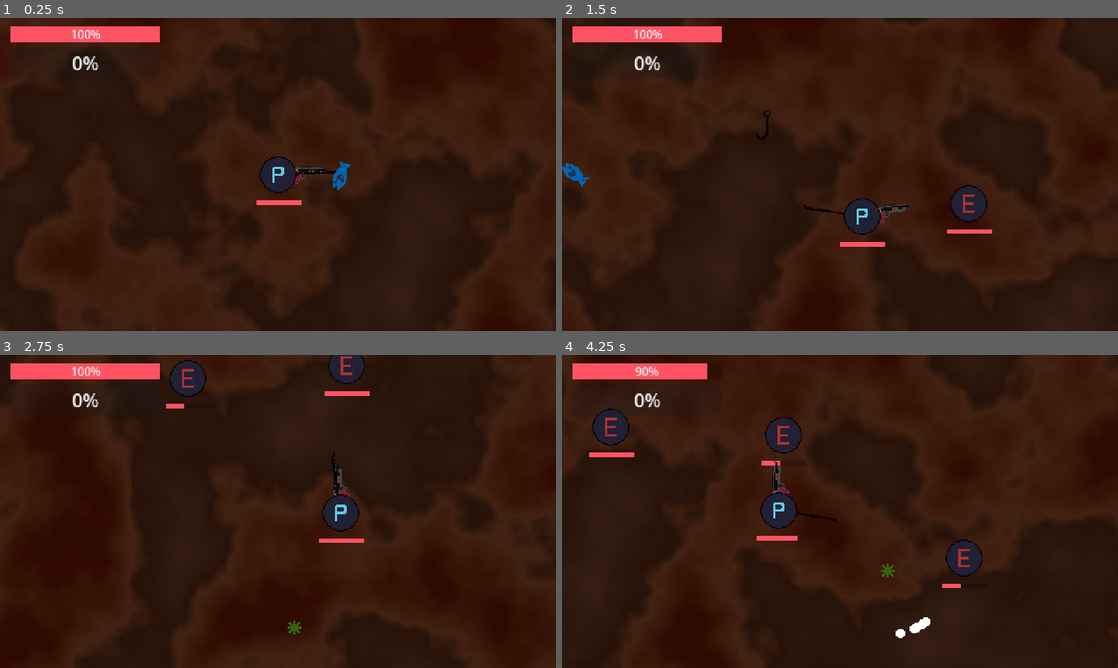
Above: before the commit, frames 1-4 (two rows, left to right).
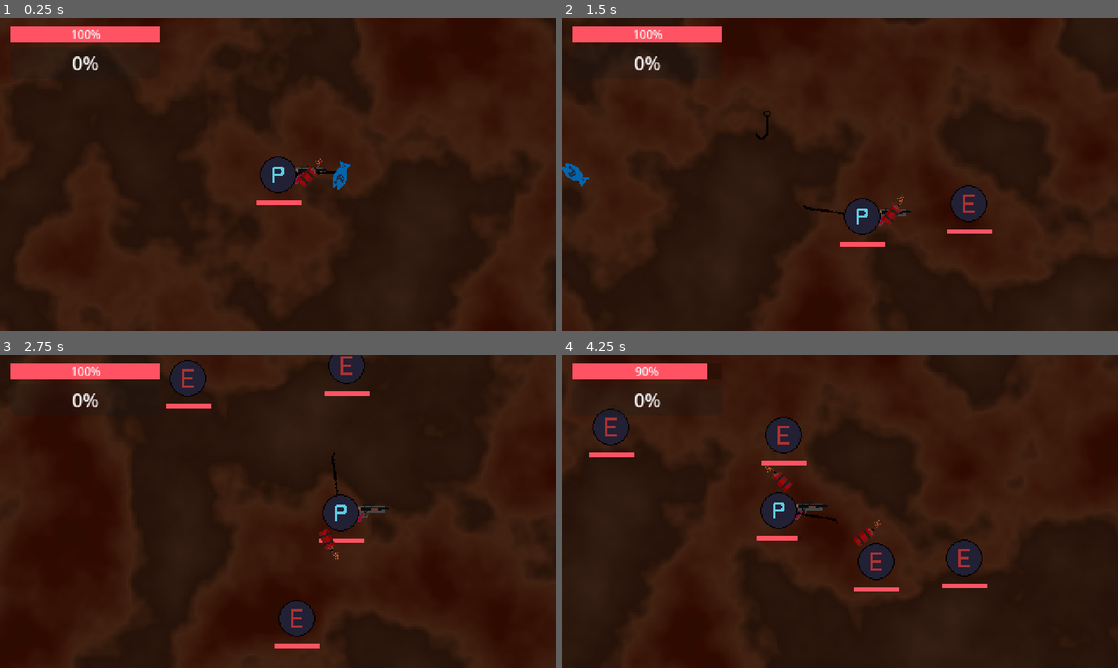
Above: after the commit, the same moments.

Repository: BaldurThor/CGDD
Game: Godot game, scene res://scenes/main.tscn
The game is run twice, just before and just after one commit, with the same random seed, the same clock (stepped at 60 frames per second) and the same inputs.
Inputs (mouse positions are in pixels of both pictures, inside the frame that each line leads up to):
- Up to frame 1 (0.25 s): no input
- Up to frame 2 (1.5 s): tap Enter at 0.5 s; move the mouse to (962, 158) at 0.52 s; hold D (move_right) 0.53-1.28 s; click (962, 158) at 0.67 s; move the mouse to (728, 190) at 1.27 s; hold S (move_down) from 1.28 s (still down)
- Up to frame 3 (2.75 s): move the mouse to (333, 442) at 2.02 s; release S (move_down) at 2.03 s; hold D (move_right) from 2.03 s (still down)
- Up to frame 4 (4.25 s): move the mouse to (812, 574) at 2.77 s; release D (move_right) at 2.78 s; hold W (move_up) 2.78-3.53 s; click (812, 574) at 2.92 s; move the mouse to (1006, 558) at 3.52 s; hold A (move_left) from 3.53 s (still down)

The runs differ from the first frame. In frame 1, 0.1% of the frame differs, in the area x 53-58%, y 44-55%; in frame 2, 0.2%; in frame 3, 1.2%; in frame 4, 1.5%, in the area x 36-77%, y 33-91%.

Commit message:
Add dynamite thrower weapon, dynamite projectile, sound effects for experience pickup and more

Diff:
--- /dev/null
+++ b/assets/weapons/dynamite_thrower.tres
@@ -0,0 +1,27 @@
+[gd_resource type="Resource" script_class="WeaponType" load_steps=5 format=3 uid="uid://cakee6bqefud0"]
+
+[ext_resource type="AudioStream" uid="uid://7yie8rnva7we" path="res://assets/sounds/throw.wav" id="1_qp08m"]
+[ext_resource type="Script" path="res://scripts/weapon_type.gd" id="2_fc6fq"]
+[ext_resource type="Texture2D" uid="uid://fb1msiylgjtc" path="res://assets/sprites/projectiles/dynamite.png" id="3_uixjn"]
+
+[sub_resource type="Curve" id="Curve_65s3s"]
+max_value = 25.0
+_data = [Vector2(0, 0), 0.0, 0.0, 0, 0, Vector2(1, 25), 35.0, 0.0, 0, 0]
+point_count = 2
+
+[resource]
+script = ExtResource("2_fc6fq")
+damage = 12.0
+damage_effectiveness = 0.4
+attack_speed = 2.0
+crit_chance = 0.0
+crit_damage = 0.0
+burst = false
+delay_between_burst_projectiles = 0.0
+pierce_count = 0
+projectile_speed = 400.0
+projectile_count = 1
+projectile_spread = SubResource("Curve_65s3s")
+target_priority = 0
+sprite = ExtResource("3_uixjn")
+attack_sfx = ExtResource("1_qp08m")
--- a/scenes/bullet.tscn
+++ b/scenes/bullet.tscn
@@ -1,7 +1,7 @@
 [gd_scene load_steps=4 format=3 uid="uid://cjic0x74o4im1"]
 
 [ext_resource type="Script" path="res://scripts/bullet.gd" id="1_y564o"]
-[ext_resource type="Texture2D" uid="uid://dwrp7cq6ff34o" path="res://assets/bullet.png" id="2_u74nm"]
+[ext_resource type="Texture2D" uid="uid://dwrp7cq6ff34o" path="res://assets/sprites/projectiles/bullet.png" id="2_u74nm"]
 
 [sub_resource type="CircleShape2D" id="CircleShape2D_5n58v"]
 
--- /dev/null
+++ b/scenes/dynamite.tscn
@@ -0,0 +1,112 @@
+[gd_scene load_steps=9 format=3 uid="uid://bpgndgt1oy8r3"]
+
+[ext_resource type="Script" path="res://scripts/dynamite.gd" id="1_pa4lh"]
+[ext_resource type="Texture2D" uid="uid://fb1msiylgjtc" path="res://assets/sprites/projectiles/dynamite.png" id="2_pefc3"]
+[ext_resource type="AudioStream" uid="uid://b1ooitkb0veuk" path="res://assets/sounds/explosion.wav" id="3_32qub"]
+
+[sub_resource type="CircleShape2D" id="CircleShape2D_5n58v"]
+
+[sub_resource type="CircleShape2D" id="CircleShape2D_sxexo"]
+radius = 200.0
+
+[sub_resource type="Animation" id="Animation_6m0wd"]
+resource_name = "explode"
+length = 0.51
+tracks/0/type = "method"
+tracks/0/imported = false
+tracks/0/enabled = true
+tracks/0/path = NodePath("ExplosionSoundEffect")
+tracks/0/interp = 1
+tracks/0/loop_wrap = true
+tracks/0/keys = {
+"times": PackedFloat32Array(0),
+"transitions": PackedFloat32Array(1),
+"values": [{
+"args": [0.0],
+"method": &"play"
+}]
+}
+tracks/1/type = "value"
+tracks/1/imported = false
+tracks/1/enabled = true
+tracks/1/path = NodePath("Sprite:visible")
+tracks/1/interp = 1
+tracks/1/loop_wrap = true
+tracks/1/keys = {
+"times": PackedFloat32Array(0),
+"transitions": PackedFloat32Array(1),
+"update": 1,
+"values": [false]
+}
+tracks/2/type = "method"
+tracks/2/imported = false
+tracks/2/enabled = true
+tracks/2/path = NodePath(".")
+tracks/2/interp = 1
+tracks/2/loop_wrap = true
+tracks/2/keys = {
+"times": PackedFloat32Array(0.51),
+"transitions": PackedFloat32Array(1),
+"values": [{
+"args": [],
+"method": &"queue_free"
+}]
+}
+
+[sub_resource type="Animation" id="Animation_4nv5e"]
+length = 0.001
+tracks/0/type = "value"
+tracks/0/imported = false
+tracks/0/enabled = true
+tracks/0/path = NodePath("Sprite:visible")
+tracks/0/interp = 1
+tracks/0/loop_wrap = true
+tracks/0/keys = {
+"times": PackedFloat32Array(0),
+"transitions": PackedFloat32Array(1),
+"update": 1,
+"values": [true]
+}
+
+[sub_resource type="AnimationLibrary" id="AnimationLibrary_udko1"]
+_data = {
+"RESET": SubResource("Animation_4nv5e"),
+"explode": SubResource("Animation_6m0wd")
+}
+
+[node name="Dynamite" type="RigidBody2D"]
+collision_layer = 0
+collision_mask = 2
+contact_monitor = true
+max_contacts_reported = 1
+script = ExtResource("1_pa4lh")
+despawn_delay = 1.0
+
+[node name="Collider" type="CollisionShape2D" parent="."]
+shape = SubResource("CircleShape2D_5n58v")
+
+[node name="DespawnTimer" type="Timer" parent="."]
+one_shot = true
+autostart = true
+
+[node name="Sprite" type="Sprite2D" parent="."]
+z_index = -2
+texture = ExtResource("2_pefc3")
+
+[node name="Area2D" type="Area2D" parent="."]
+collision_layer = 2
+collision_mask = 2
+
+[node name="CollisionShape2D" type="CollisionShape2D" parent="Area2D"]
+shape = SubResource("CircleShape2D_sxexo")
+
+[node name="ExplosionSoundEffect" type="AudioStreamPlayer2D" parent="."]
+stream = ExtResource("3_32qub")
+
+[node name="ExplosionAnimation" type="AnimationPlayer" parent="."]
+libraries = {
+"": SubResource("AnimationLibrary_udko1")
+}
+
+[connection signal="body_entered" from="." to="." method="_on_body_entered"]
+[connection signal="timeout" from="DespawnTimer" to="." method="_on_despawn_timer_timeout"]
--- a/scenes/experience_gem.tscn
+++ b/scenes/experience_gem.tscn
@@ -9,6 +9,7 @@
 
 [node name="ExperienceGem" type="RigidBody2D"]
 collision_layer = 8
+collision_mask = 8
 script = ExtResource("1_fxl5l")
 
 [node name="Sprite" type="Sprite2D" parent="."]
--- a/scenes/experience_tracker.gd
+++ b/scenes/experience_tracker.gd
@@ -6,10 +6,13 @@
 var required_for_level_up: int = 10
 signal gain_experience(amount: int)
 signal update_experience_bar(experience: int)
+@onready var pickup_sound_effect: AudioStreamPlayer2D = $PickupSoundEffect
 
 func _ready() -> void:
 	gain_experience.connect(_gain_experience)
 
 func _gain_experience(amount: int) -> void:
 	current_experience += amount
+	pickup_sound_effect.pitch_scale = clamp(1.0 + (float(current_experience) / float(required_for_level_up)), 0.1, 2)
+	pickup_sound_effect.play()
 	update_experience_bar.emit(current_experience)
--- a/scenes/player.tscn
+++ b/scenes/player.tscn
@@ -22,6 +22,8 @@
 [ext_resource type="Script" path="res://scripts/hud/hud.gd" id="15_60owl"]
 [ext_resource type="Script" path="res://scripts/entity_health.gd" id="15_t31hb"]
 [ext_resource type="Script" path="res://scenes/experience_tracker.gd" id="17_8q3by"]
+[ext_resource type="PackedScene" uid="uid://bpgndgt1oy8r3" path="res://scenes/dynamite.tscn" id="23_1qrdh"]
+[ext_resource type="Resource" uid="uid://cakee6bqefud0" path="res://assets/weapons/dynamite_thrower.tres" id="23_nnlt7"]
 
 [sub_resource type="ShaderMaterial" id="ShaderMaterial_upf5s"]
 shader = ExtResource("2_k5ka0")
@@ -124,15 +126,20 @@
 [node name="PickupRadiusShape" type="CollisionShape2D" parent="Experience/PickupRadius"]
 shape = SubResource("CircleShape2D_5cqtx")
 
+[node name="PickupSoundEffect" type="AudioStreamPlayer2D" parent="Experience"]
+stream = ExtResource("12_ax3nw")
+
 [node name="Weapons" type="Node2D" parent="."]
 
 [node name="PistolSwivel" type="Node2D" parent="Weapons"]
+process_mode = 4
 script = ExtResource("4_chwgw")
 
 [node name="Pistol" parent="Weapons/PistolSwivel" instance=ExtResource("5_toqby")]
 bullet_type = ExtResource("6_rvydb")
 
 [node name="RifleSwivel" type="Node2D" parent="Weapons"]
+process_mode = 4
 script = ExtResource("4_chwgw")
 
 [node name="Rifle" parent="Weapons/RifleSwivel" instance=ExtResource("5_toqby")]
@@ -140,6 +147,7 @@
 bullet_type = ExtResource("6_rvydb")
 
 [node name="ShotgunSwivel" type="Node2D" parent="Weapons"]
+process_mode = 4
 script = ExtResource("4_chwgw")
 
 [node name="Shotgun" parent="Weapons/ShotgunSwivel" instance=ExtResource("5_toqby")]
@@ -168,5 +176,12 @@
 [node name="CollisionShape2D" type="CollisionShape2D" parent="Weapons/RodSwivel/hook"]
 shape = SubResource("CapsuleShape2D_dv57t")
 
+[node name="DynamiteSwivel" type="Node2D" parent="Weapons"]
+script = ExtResource("4_chwgw")
+
+[node name="DynamiteThrower" parent="Weapons/DynamiteSwivel" instance=ExtResource("5_toqby")]
+weapon_type = ExtResource("23_nnlt7")
+bullet_type = ExtResource("23_1qrdh")
+
 [connection signal="body_entered" from="Experience/AbsorbRadius" to="Experience/AbsorbRadius" method="_on_body_entered"]
 [connection signal="body_entered" from="Experience/PickupRadius" to="Experience/PickupRadius" method="_on_body_entered"]
--- /dev/null
+++ b/scripts/dynamite.gd
@@ -0,0 +1,39 @@
+class_name Dynamite extends RigidBody2D
+
+## The time before the bullet automatically despawns
+@export var despawn_delay: float
+
+@onready var despawn_timer: Timer = $DespawnTimer
+@onready var area_2d: Area2D = $Area2D
+@onready var explosion_animation: AnimationPlayer = $ExplosionAnimation
+
+var direction: Vector2
+var _weapon_type: WeaponType
+var hit_count: int = 0
+
+func init(weapon_type: WeaponType, bullet_direction: Vector2) -> void:
+	_weapon_type = weapon_type
+	direction = bullet_direction
+
+func _ready() -> void:
+	despawn_timer.wait_time = despawn_delay
+	despawn_timer.timeout.connect(_explode)
+
+func _physics_process(_delta: float) -> void:
+	linear_velocity = direction.normalized() * _weapon_type.projectile_speed
+
+func _on_body_entered(body: Node) -> void:
+	if body is Enemy:
+		direction = Vector2.ZERO
+
+func _on_despawn_timer_timeout() -> void:
+	_explode()
+
+func _explode() -> void:
+	var nearby_enemies = area_2d.get_overlapping_bodies()
+	# Randomly pitch the sound effect up/down to add variety.
+	#explosion_sound_effect.pitch_scale = randf_range(0.5, 2)
+	explosion_animation.play("explode")
+	for enemy in nearby_enemies:
+		if enemy is Enemy:
+			enemy.take_damage(_weapon_type.damage * _weapon_type.damage_effectiveness)
Not shown, added: assets/sounds/throw.wav.import
Renamed: assets/bullet.png -> assets/sprites/projectiles/bullet.png
Not shown, added: assets/sprites/projectiles/bullet.png.import
Binary file added: assets/sprites/projectiles/dynamite.png
Not shown, changed: assets/sprites/projectiles/dynamite.png.import
Not shown: 1 places in scenes/gun.tscn that only renumber resources
Not shown: 1 places in scenes/player.tscn that only renumber resources
Not shown, added: assets/sounds/throw.wav
